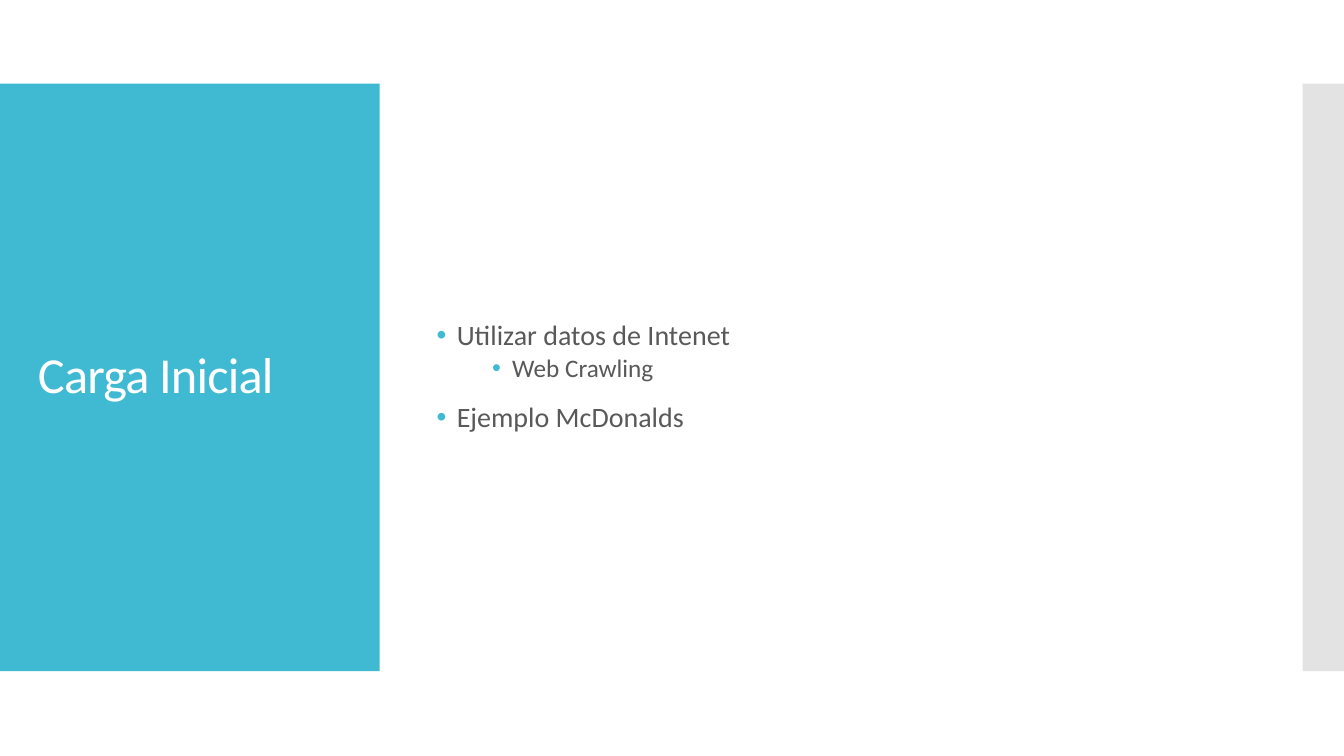
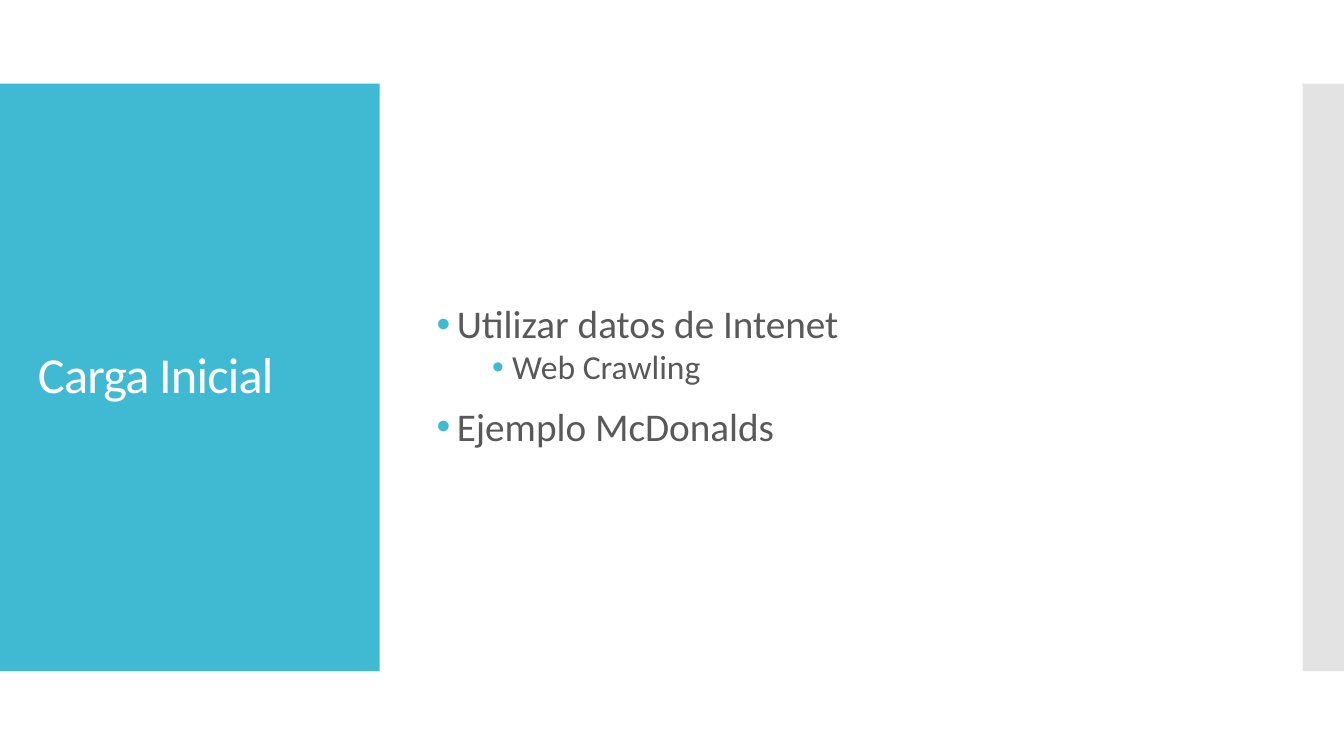
Before and after one commit to dschenkelman/taller-proyectos, a slide deck: slide 10 of Assets/PresentacionTecnica.pptx. Drawn at 1344x756 pixels with LibreOffice and Linux fonts; fonts in the diff are those of the drawing. Boxes give left, top, right and bottom in pixels: in the first picture for what was removed or moved away, otherwise in the second. Text is boxed around its words. In the diff, an @@ line names an element or a change of style, - is before the commit and + after.

```diff
--- a/Assets/PresentacionTecnica.pptx
+++ b/Assets/PresentacionTecnica.pptx
@@ text "Utilizar datos de Intenet" at bbox=[457, 311, 838, 448]: size 20 to 28 pt in "Utilizar datos de Intenet", "Ejemplo McDonalds"; size 18 to 24 pt in "Web Crawling" @@
```
Also in this commit, not shown: 4 other slides changed, 1 slide added, 1 slide removed, 1 other file.
